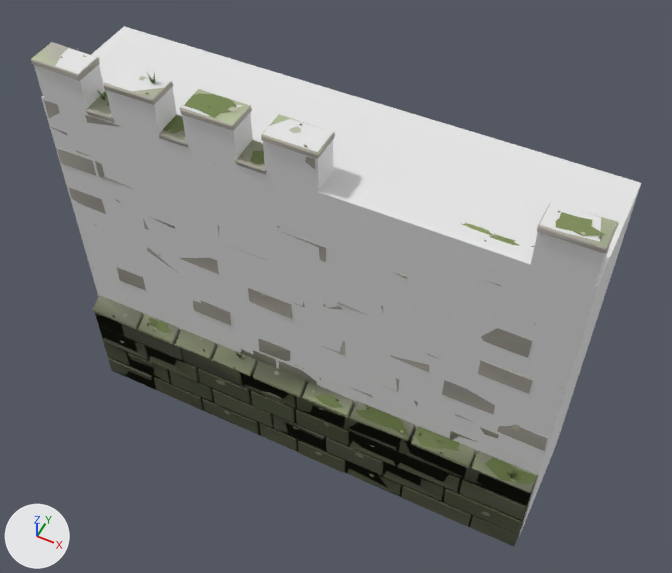
An edit to the glTF model godot/art/world/props/curtain_b.glb, drawn before and after from the same camera.
Both versions are drawn from a camera (50 mm lens) standing at (5.86, -11.37, 16.61) and looking at (0.26, -0.17, 2.62). Every picture has the same lights, and +X, +Y and +Z are marked at lower left. The picture after the commit comes second. Vertices at exactly the same position are counted once.

Script lines for the objects in view, before the commit:
```python
me_curtain_b = bpy.data.meshes.new('curtain_b')
me_curtain_b.from_pydata(...)  # 9465 vertices, 12495 faces; spans x -5.2..5.2, y -1.63..1.31, z -1.8..7.25
me_curtain_b.materials.append(mat_props)
me_curtain_b_lod1 = bpy.data.meshes.new('curtain_b_LOD1')
me_curtain_b_lod1.from_pydata(...)  # 5900 vertices, 5578 faces; spans x -5.19..5.2, y -1.63..1.31, z -1.8..7.25
me_curtain_b_lod1.materials.append(mat_props)
me_curtain_b_shadow = bpy.data.meshes.new('curtain_b_shadow')
me_curtain_b_shadow.from_pydata(...)  # 48 vertices, 72 faces; spans x -5.2..5.2, y -1.3..1.3, z -1.8..7.05
me_curtain_b_shadow.materials.append(mat_props_001)  # white #e7e7e7
# before: 42 (-5.2, 1.3, 6.2) at pixel (124, 26), 43 (-5.2, -1.3, 6.2) at pixel (41, 97), 46 (5.2, 1.3, 6.2) at pixel (641, 182), 47 (5.2, -1.3, 6.2) at pixel (597, 287)
ob_curtain_b = bpy.data.objects.new('curtain_b', me_curtain_b)
ob_curtain_b.location = (0.0, 0.0, 0.0)
ob_curtain_b_lod1 = bpy.data.objects.new('curtain_b_LOD1', me_curtain_b_lod1)
ob_curtain_b_lod1.location = (0.0, 0.0, 0.0)
ob_curtain_b_shadow = bpy.data.objects.new('curtain_b_shadow', me_curtain_b_shadow)
ob_curtain_b_shadow.location = (0.0, 0.0, 0.0)
```
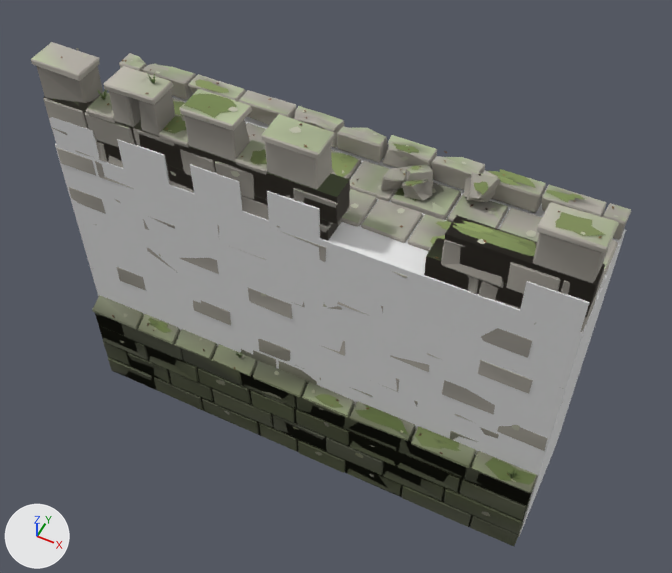
Patch to the scene script:
```diff
--- a/godot/art/world/props/curtain_b.glb.py
+++ b/godot/art/world/props/curtain_b.glb.py
@@ me_curtain_b_shadow @@
 # used by ob_curtain_b_shadow; location = (0.0, 0.0, 0.0)
-me_curtain_b_shadow.from_pydata(...)  # 48 vertices, 72 faces; spans x -5.2..5.2, y -1.3..1.3, z -1.8..7.05
+me_curtain_b_shadow.from_pydata(...)  # 48 vertices, 72 faces; spans x -5.2..5.2, y -1.3..1.3, z -1.8..5.8
+# me_curtain_b_shadow part 1: the loose piece of 8 vertices spanning x -5.15..-4.15, y -1.3..-0.75, z 6.2..7.05 is scaled about the mesh origin by (1, 1, 0.823)
+# me_curtain_b_shadow part 2: the loose piece of 8 vertices spanning x -3.6..-2.6, y -1.3..-0.75, z 6.2..7.05 is scaled about the mesh origin by (1, 1, 0.823)
+# me_curtain_b_shadow part 3: the loose piece of 8 vertices spanning x -2.05..-1.05, y -1.3..-0.75, z 6.2..7.05 is scaled about the mesh origin by (1, 1, 0.823)
+# me_curtain_b_shadow part 4: the loose piece of 8 vertices spanning x -0.5..0.5, y -1.3..-0.75, z 6.2..7.05 is scaled about the mesh origin by (1, 1, 0.823)
+# me_curtain_b_shadow part 5: the loose piece of 8 vertices spanning x 4.15..5.15, y -1.3..-0.75, z 6.2..7.05 is scaled about the mesh origin by (1, 1, 0.823)
+# me_curtain_b_shadow part 6
+for i in [42, 43, 46, 47]: me_curtain_b_shadow.vertices[i].co += Vector((0.0, 0.0, -1.1))
 me_curtain_b_shadow.materials.append(mat_props_001)
```

Location of each change, [x1, y1, x2, y2] in pixels of the pictures (672 x 573 px; the box of a moved part takes in the faces that stretch with it):
'curtain_b_shadow', reshaped (14% shorter)
    before: [34, 26, 641, 537]
    after: [49, 96, 626, 537]
part 1 of me_curtain_b_shadow, moved or reshaped
    before: [34, 48, 105, 113]
    after: [49, 117, 99, 160]
part 2 of me_curtain_b_shadow, moved or reshaped
    before: [104, 66, 177, 137]
    after: [117, 139, 170, 185]
part 3 of me_curtain_b_shadow, moved or reshaped
    before: [181, 103, 253, 164]
    after: [190, 164, 243, 211]
part 4 of me_curtain_b_shadow, moved or reshaped
    before: [263, 119, 333, 192]
    after: [267, 191, 320, 239]
part 5 of me_curtain_b_shadow, moved or reshaped
    before: [531, 202, 616, 286]
    after: [520, 281, 590, 332]
part 6 of me_curtain_b_shadow, moved or reshaped
    before: [41, 26, 641, 334]
    after: [55, 96, 626, 334]
'curtain_b_LOD1', unchanged, uncovered by the edit
    before: [31, 45, 617, 545]
    after: [31, 45, 631, 545]
